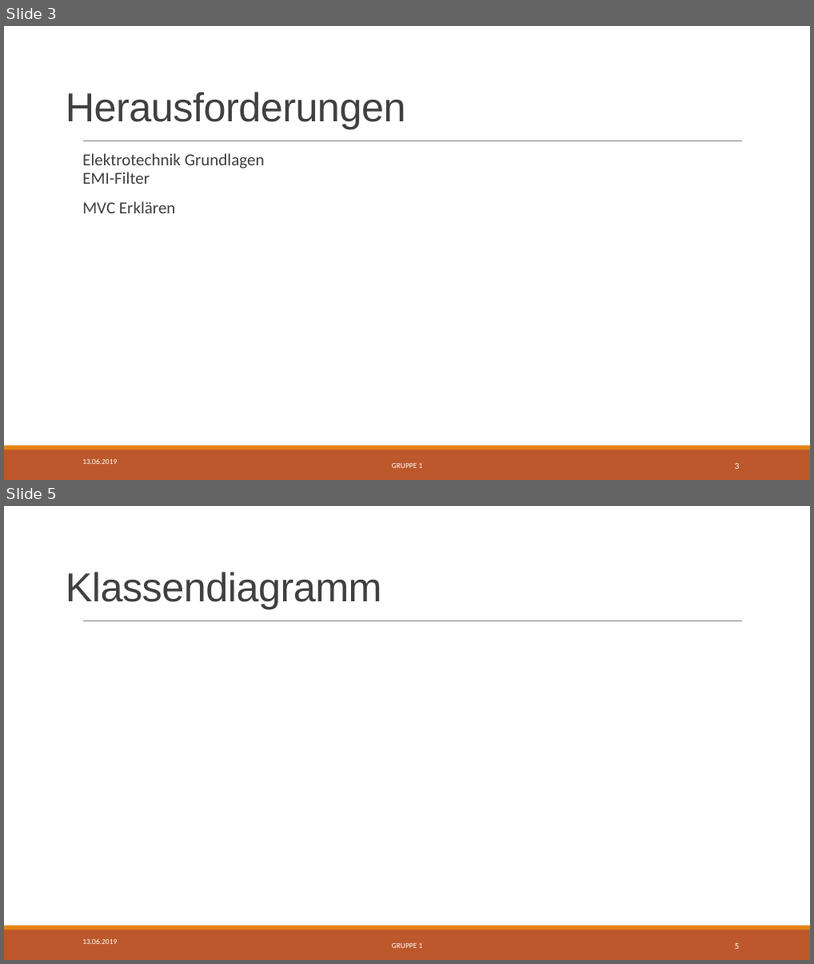
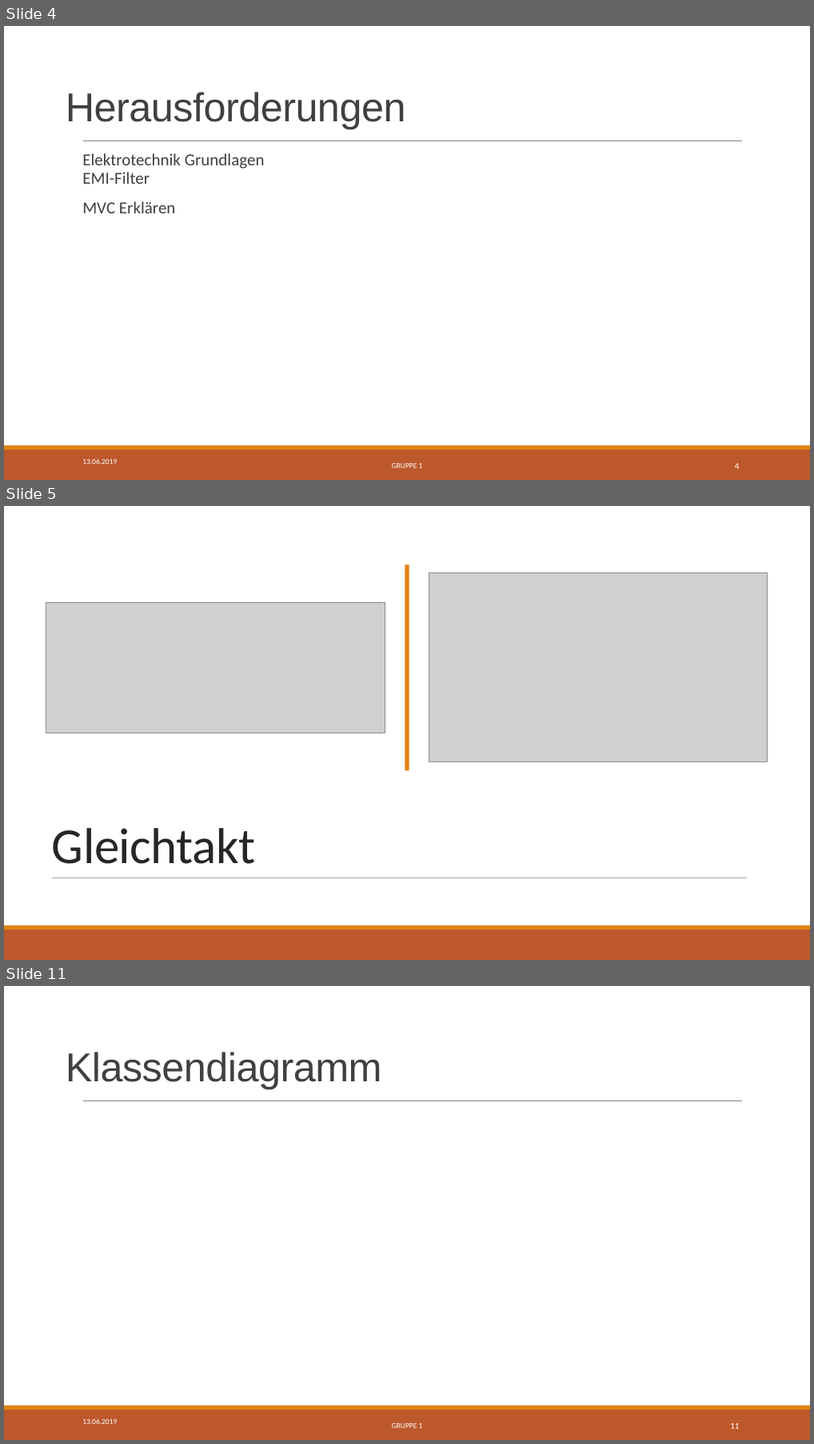
Before and after one commit to Swissmade41/EMI-Filter, a slide deck: Präsentation/SchlussPräsentation.pptx. Shown one above the other, each under a label of ours: slides 3 and 5 before the commit, slides 4, 5 and 11 after it; the slides between them are not shown. The pictures are 814x964 and 814x1444 pixels, drawn with LibreOffice and Linux fonts; fonts in the diff are those of the drawing; grey boxes stand for pictures. Boxes give left, top, right and bottom in pixels: in the first picture for what was removed or moved away, otherwise in the second. Text is boxed around its words. In the diff, an @@ line names an element or a change of style, - is before the commit and + after.

```diff
--- a/Präsentation/SchlussPräsentation.pptx
+++ b/Präsentation/SchlussPräsentation.pptx
@@ slide 5 added at (x1=4, y1=506, x2=810, y2=960), background #FFFFFF @@
@@ rectangle added at (x1=4, y1=506, x2=810, y2=925), fill #FFFFFF @@
@@ rectangle added at (x1=405, y1=564, x2=410, y2=770), fill #E48312 @@
@@ picture added at (x1=430, y1=573, x2=768, y2=762) @@
@@ picture added at (x1=46, y1=602, x2=385, y2=733) @@
@@ title added at (x1=52, y1=828, x2=255, y2=864), 60 pt, text #262626 @@
+Gleichtakt
@@ line added from (52, 877) to (747, 877), #637052 0.5 pt @@
@@ rectangle added at (x1=4, y1=925, x2=810, y2=929), fill #E48312 @@
@@ rectangle added at (x1=4, y1=929, x2=810, y2=960), fill #BD582C @@
@@ what was slide 3 is now slide 4 @@
@@ page number at (x1=735, y1=463, x2=740, y2=468): text changed @@
-3
+4
@@ what was slide 5 is now slide 11 @@
@@ page number at (x1=730, y1=1423, x2=739, y2=1428): text changed @@
-5
+11
```
Also in this commit, not shown: 1 slide changed, 5 other slides added.
